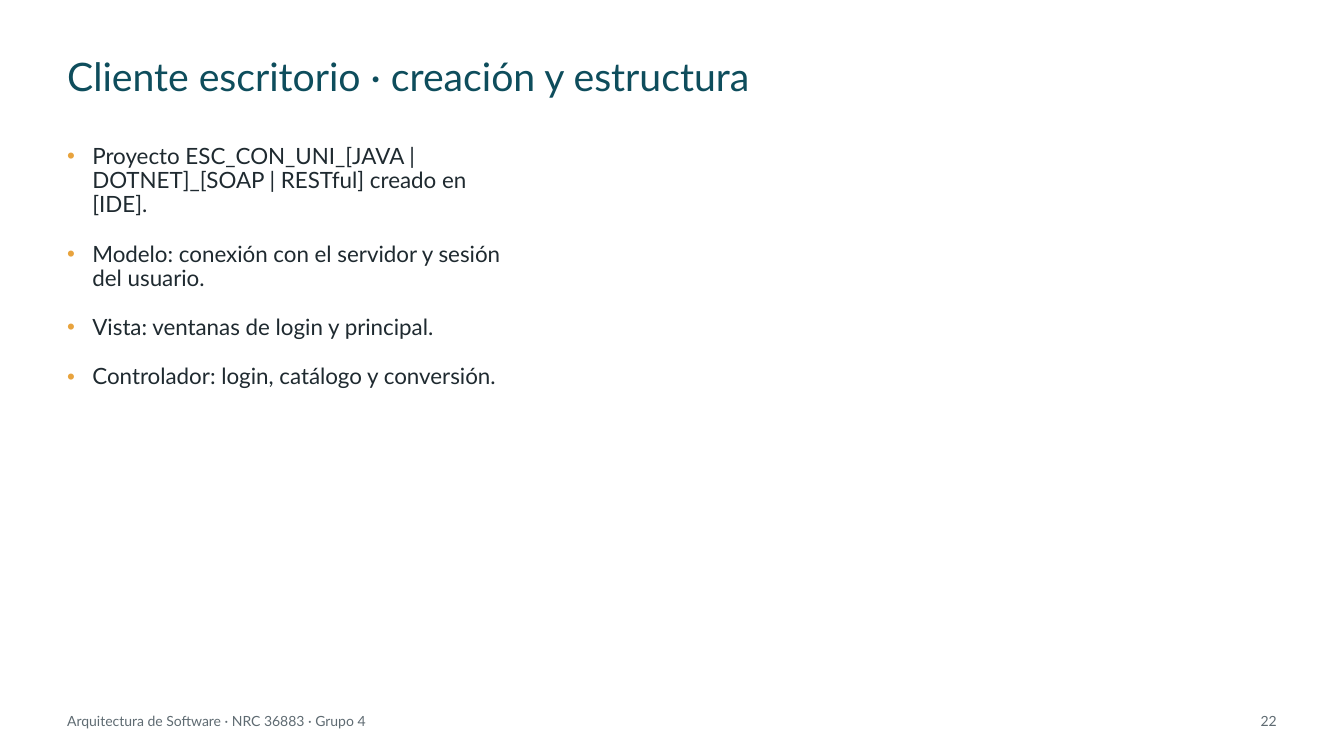
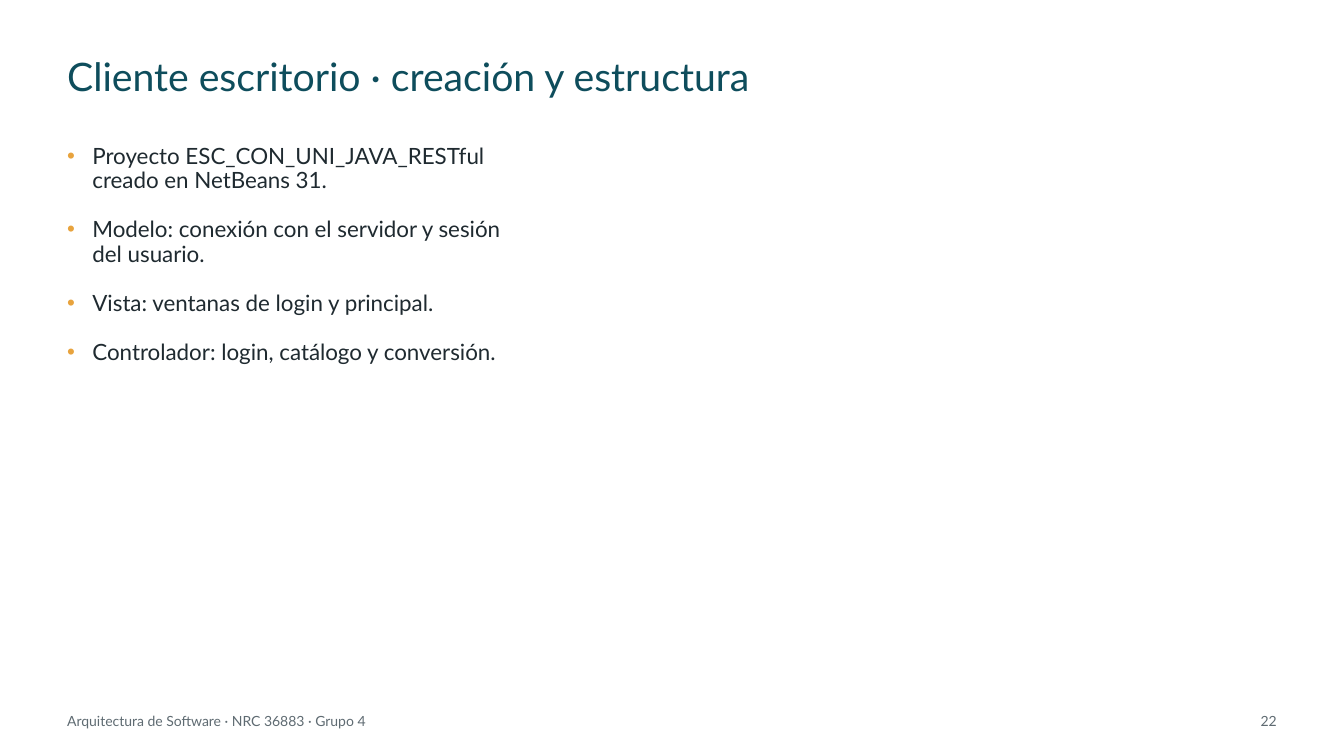
Before and after one commit to IMarcusDev/TI.1.3.-PAO202651_RESTFUL_JAVA_SINBDD_NRC_36883_GR04, a slide deck: slide 22 of 05. DOCUMENTACION/PRESENTACION TI.1.3. RESTFUL sin BDD en JAVA GR4.pptx. Drawn at 1344x756 pixels with LibreOffice and Linux fonts; fonts in the diff are those of the drawing. Boxes give left, top, right and bottom in pixels: in the first picture for what was removed or moved away, otherwise in the second. Text is boxed around its words. In the diff, an @@ line names an element or a change of style, - is before the commit and + after.

```diff
--- a/05. DOCUMENTACION/PRESENTACION TI.1.3. RESTFUL sin BDD en JAVA GR4.pptx
+++ b/05. DOCUMENTACION/PRESENTACION TI.1.3. RESTFUL sin BDD en JAVA GR4.pptx
@@ text at [92, 147, 484, 188]: text changed @@
-• Proyecto ESC_CON_UNI_[JAVA | DOTNET]_[SOAP | RESTful] creado en [IDE].
+• Proyecto ESC_CON_UNI_JAVA_RESTful creado en NetBeans 31.
```
Also in this commit, not shown: 27 other slides changed.
